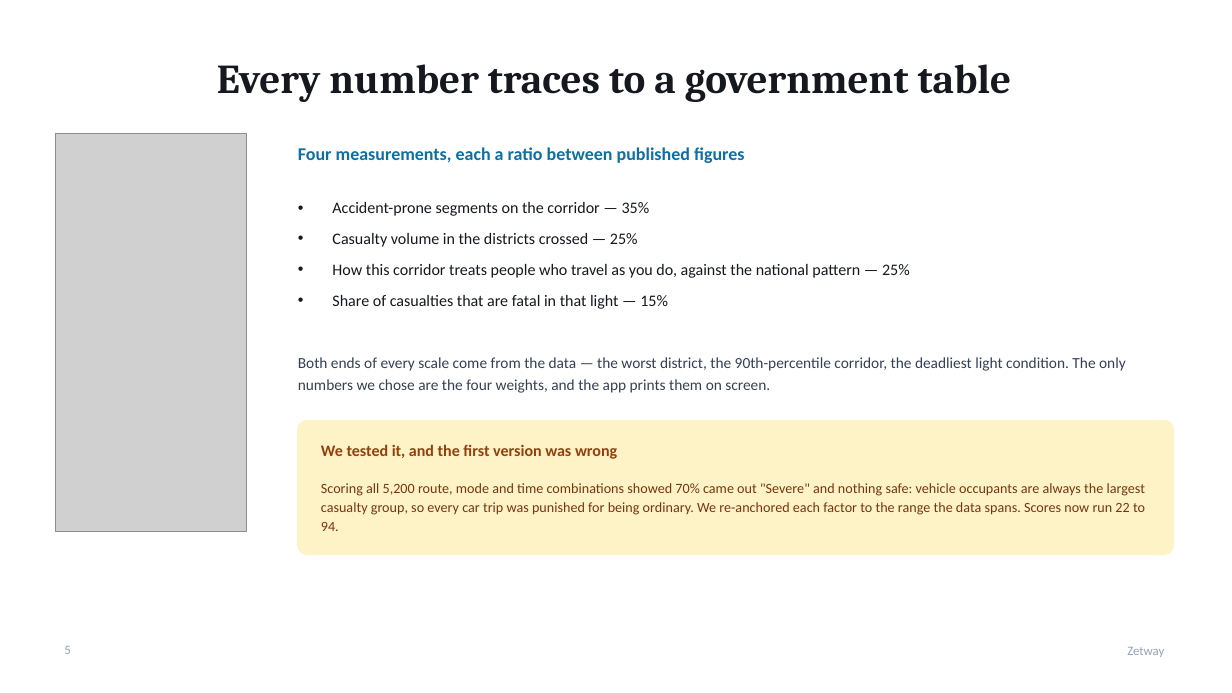
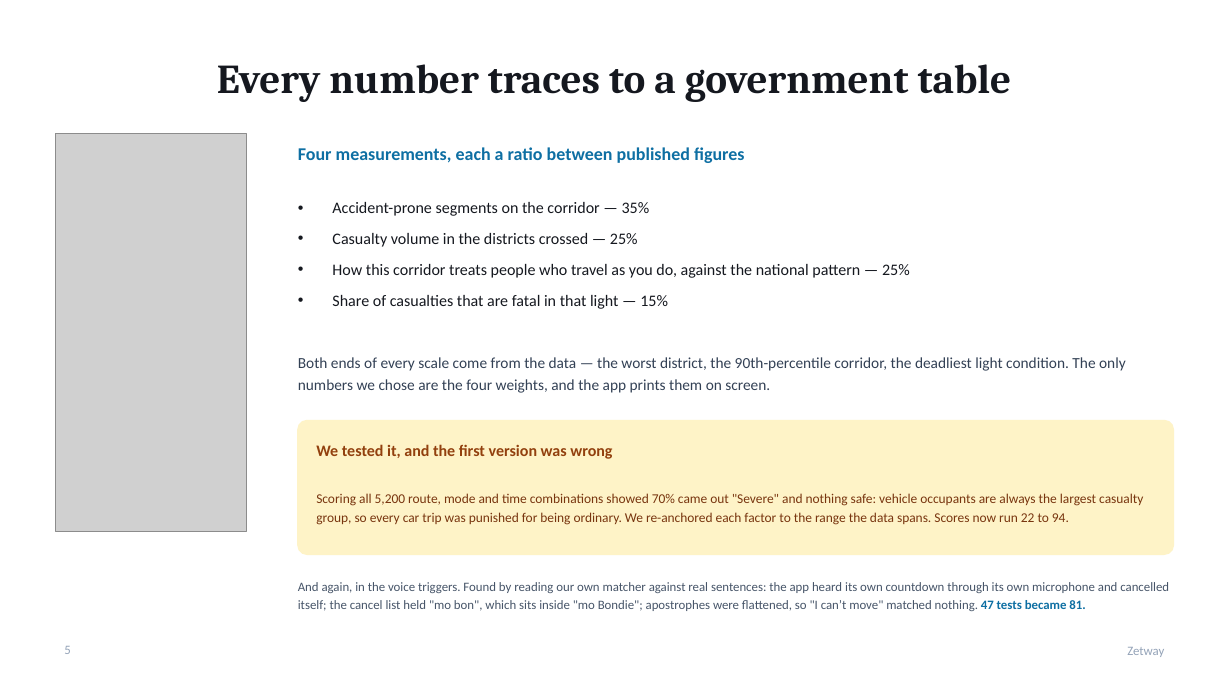
Before and after one commit to sahiljeebun132-dev/BackpropPirates, a slide deck: slide 5 of docs/Zetway-Pitch.pptx. Drawn at 1232x693 pixels with LibreOffice and Linux fonts; fonts in the diff are those of the drawing; grey boxes stand for pictures. Boxes give left, top, right and bottom in pixels: in the first picture for what was removed or moved away, otherwise in the second. Text is boxed around its words. In the diff, an @@ line names an element or a change of style, - is before the commit and + after.

```diff
--- a/docs/Zetway-Pitch.pptx
+++ b/docs/Zetway-Pitch.pptx
@@ text "We tested it, and the ...": place and size @@
-text "We tested it, and the ..." at [321,444,617,459]
+text "We tested it, and the ..." at [316,444,612,459]
@@ text "Scoring all 5,200 route, mode ..." at [316,493,1143,525]: size 11 to 10.5 pt @@
@@ text added at [298,582,1169,611], 10 pt, text #475569 @@
+And again, in the voice triggers. Found by reading our own matcher against real sentences: the app heard its own countdown through its own microphone and cancelled itself; the cancel list held "mo bon", which sits inside "mo Bondie"; apostrophes were flattened, so "I can’t move" matched nothing. 47 tests became 81.
```
Also in this commit, not shown: 4 other slides changed, 13 other files.
